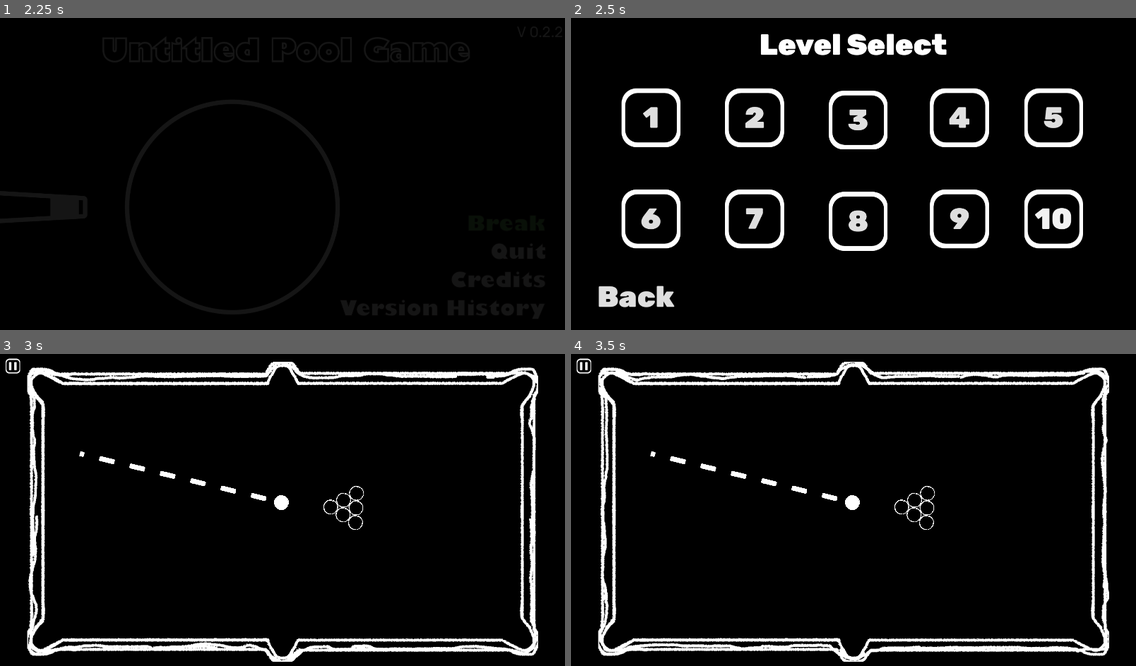
Above: before the commit, frames 1-4 (two rows, left to right).
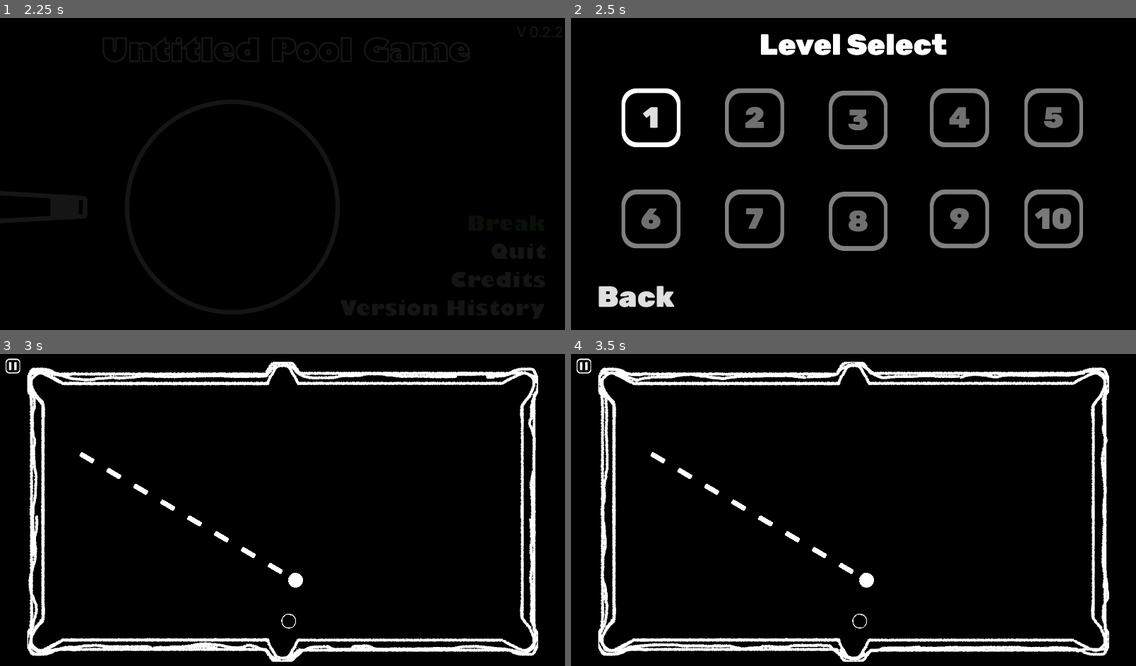
Above: after the commit, the same moments.

Repository: Muirotidua/IMGD1001-Project
Game: Godot game, scene res://scenes/splash_screen.tscn
Same seed, same stepped clock (60 frames per second), same inputs: the game is played once before the commit and once after it.
Inputs (mouse positions are in pixels of both pictures, inside the frame that each line leads up to):
- Up to frame 1 (2.25 s): move the mouse to (406, 158) at 0.52 s; tap Space (ball_hit) at 0.6 s; click (508, 227) at 1.25 s; click (508, 227) at 2 s
- Up to frame 2 (2.5 s): no input
- Up to frame 3 (3 s): click "1" at 2.75 s
- Up to frame 4 (3.5 s): no input

Frame 1 is identical in both runs. In frame 2, 6.3% of the frame differs, in the area x 8-91%, y 22-75%; in frame 3, 1.0%; in frame 4, 1.0%.

Commit message:
Locked Levels are Grayed Out

Diff:
--- a/scenes/level_one.tscn
+++ b/scenes/level_one.tscn
@@ -35,25 +35,10 @@
 horizontal_alignment = 1
 
 [node name="CueBall" parent="." instance=ExtResource("3_bhu28")]
-position = Vector2(956, 510)
+position = Vector2(1004, 774)
 
 [node name="Ball" parent="." instance=ExtResource("4_5rfim")]
-position = Vector2(1165, 525)
-
-[node name="Ball2" parent="." instance=ExtResource("4_5rfim")]
-position = Vector2(1177, 517)
-
-[node name="Ball3" parent="." instance=ExtResource("4_5rfim")]
-position = Vector2(1175, 536)
-
-[node name="Ball4" parent="." instance=ExtResource("4_5rfim")]
-position = Vector2(1190, 546)
-
-[node name="Ball5" parent="." instance=ExtResource("4_5rfim")]
-position = Vector2(1191, 531)
-
-[node name="Ball6" parent="." instance=ExtResource("4_5rfim")]
-position = Vector2(1187, 508)
+position = Vector2(981, 913)
 
 [node name="PausedButton" parent="." instance=ExtResource("6_y8ti4")]
 process_mode = 3
--- a/scripts/level_select.gd
+++ b/scripts/level_select.gd
@@ -1 +1,35 @@
 extends Node2D
+
+@onready var lev1: Button = $LevelButton1
+@onready var lev2: Button = $LevelButton2
+@onready var lev3: Button = $LevelButton3
+@onready var lev4: Button = $LevelButton4
+@onready var lev5: Button = $LevelButton5
+@onready var lev6: Button = $LevelButton6
+@onready var lev7: Button = $LevelButton7
+@onready var lev8: Button = $LevelButton8
+@onready var lev9: Button = $LevelButton9
+@onready var lev10: Button = $LevelButton10
+
+const UNLOCKED: Color = Color(1, 1, 1)
+const LOCKED: Color = Color(0.5, 0.5, 0.5)
+
+func _ready() -> void:
+	if !LevelManager.level2_unlocked:
+		lev2.modulate = LOCKED
+	if !LevelManager.level3_unlocked:
+		lev3.modulate = LOCKED
+	if !LevelManager.level4_unlocked:
+		lev4.modulate = LOCKED
+	if !LevelManager.level5_unlocked:
+		lev5.modulate = LOCKED
+	if !LevelManager.level6_unlocked:
+		lev6.modulate = LOCKED
+	if !LevelManager.level7_unlocked:
+		lev7.modulate = LOCKED
+	if !LevelManager.level8_unlocked:
+		lev8.modulate = LOCKED
+	if !LevelManager.level9_unlocked:
+		lev9.modulate = LOCKED
+	if !LevelManager.level10_unlocked:
+		lev10.modulate = LOCKED
--- a/scripts/level_template.gd
+++ b/scripts/level_template.gd
@@ -86,6 +86,7 @@
 			#return
 	if pocket_count == all_balls.size()-1:
 		state = State.WON
+		LevelManager.level2_unlocked = true
 		win_text.text = "Victory!"
 		return
 	elif cue.shot_count>=shot_limit: #fuck you elif!!
Not shown: 1 places in scenes/level_button.tscn that only renumber resources
Not shown: 1 places in scenes/level_select.tscn that only renumber resources
